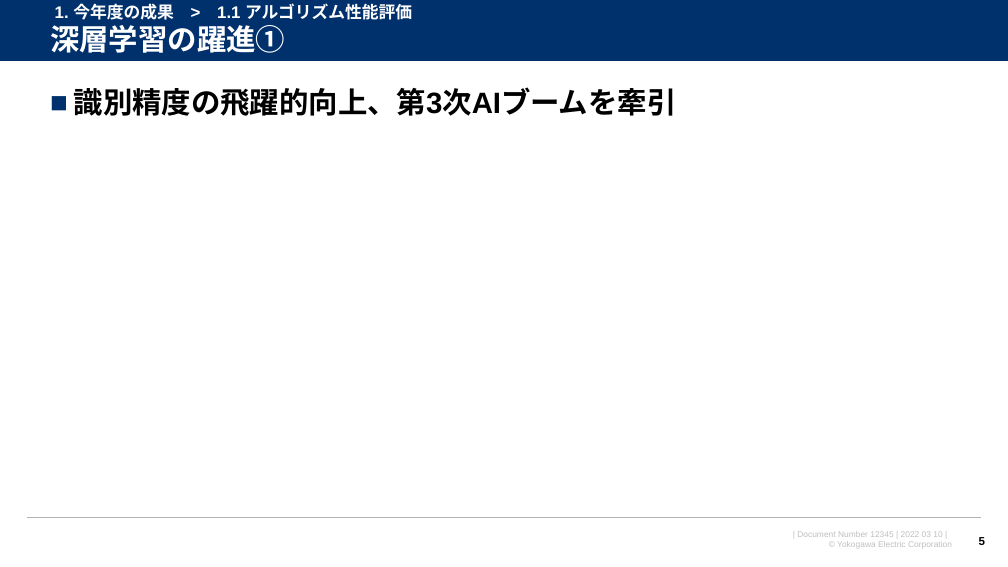
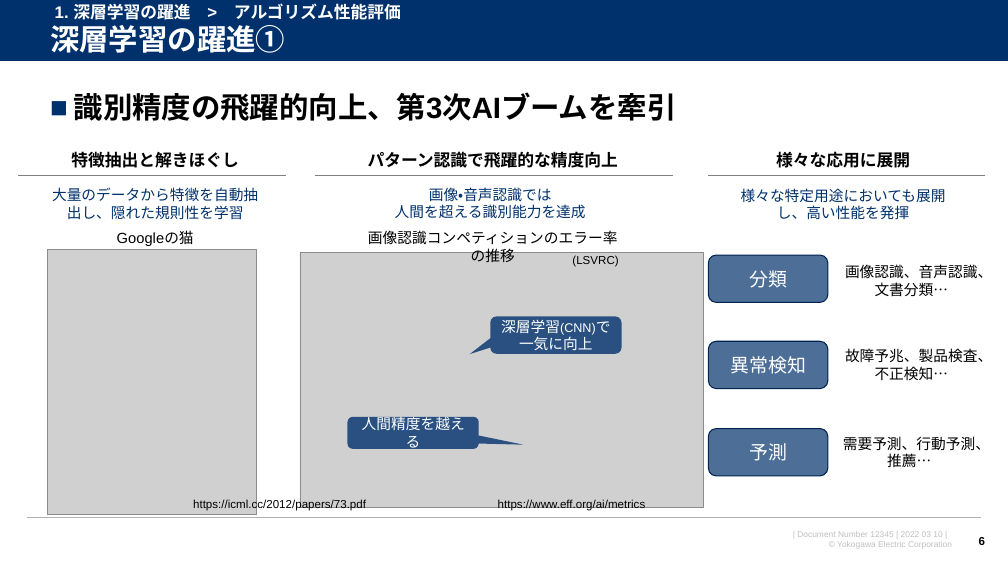
Before and after one commit to watarukumagai-git/opt, a slide deck: slide 6 of MMW/20220310_MMW_kumagai_rev.0.pptx (slide 5 before the commit). Drawn at 1008x567 pixels with LibreOffice and Linux fonts; fonts in the diff are those of the drawing; grey boxes stand for pictures; background and template pictures are left out. Boxes give left, top, right and bottom in pixels: in the first picture for what was removed or moved away, otherwise in the second. Text is boxed around its words. In the diff, an @@ line names an element or a change of style, - is before the commit and + after.

```diff
--- a/MMW/20220310_MMW_kumagai_rev.0.pptx
+++ b/MMW/20220310_MMW_kumagai_rev.0.pptx
@@ text at [55,3,401,20]: text changed @@
-1. 今年度の成果 > 1.1 アルゴリズム性能評価
+1. 深層学習の躍進 > アルゴリズム性能評価
@@ text "識別精度の飛躍的向上、第3次AIブームを牽引": place and size @@
-text "識別精度の飛躍的向上、第3次AIブームを牽引" at [74,87,677,116]
+text "識別精度の飛躍的向上、第3次AIブームを牽引" at [74,92,677,121]
@@ line added from (286, 175) to (18, 175), #808080 1.5 pt @@
@@ text added at [71,151,238,168], 16 pt, text #000000, bold @@
+特徴抽出と解きほぐし
@@ line added from (673, 175) to (315, 175), #808080 1.5 pt @@
@@ text added at [368,151,618,168], 16 pt, text #000000, bold @@
+パターン認識で飛躍的な精度向上
@@ line added from (985, 175) to (709, 175), #808080 1.5 pt @@
@@ text added at [776,151,910,168], 16 pt, text #000000, bold @@
+様々な応用に展開
@@ text added at [52,187,258,220], 14 pt, text #00316C @@
+大量のデータから特徴を自動抽出し、隠れた規則性を学習
@@ text added at [395,187,586,219], 14 pt, text #00316C @@
+画像・音声認識では
+人間を超える識別能力を達成
@@ text added at [741,188,946,220], 14 pt, text #00316C @@
+様々な特定用途においても展開し、高い性能を発揮
@@ text added at [117,231,194,246], 14 pt, text #000000 @@
+Googleの猫
@@ text added at [368,230,617,262], 14 pt, text #000000 @@
+画像認識コンペティションのエラー率の推移
@@ picture added at [48,250,257,514] @@
@@ picture added at [300,252,703,507] @@
@@ text added at [572,255,618,267], 11 pt, text #000000 @@
+(LSVRC)
@@ rounded rectangle added at [709,255,828,302], fill #00316C at 70% opacity, outline #002450 1 pt, 18 pt, text #FFFFFF @@
+分類
@@ text added at [845,264,992,297], 14 pt, text #000000 @@
+画像認識、音声認識、
+文書分類…
@@ rounded speech box added at [491,316,622,353], fill #00316C at 80% opacity, 14 pt, text #FFFFFF @@
+深層学習(CNN)で一気に向上
@@ rounded rectangle added at [709,341,828,389], fill #00316C at 70% opacity, outline #002450 1 pt, 18 pt, text #FFFFFF @@
+異常検知
@@ text added at [845,348,992,380], 14 pt, text #000000 @@
+故障予兆、製品検査、
+不正検知…
@@ rounded speech box added at [348,417,479,448], fill #00316C at 80% opacity, 14 pt, text #FFFFFF @@
+人間精度を越える
@@ rounded rectangle added at [709,429,828,476], fill #00316C at 70% opacity, outline #002450 1 pt, 18 pt, text #FFFFFF @@
+予測
@@ text added at [843,436,990,467], 14 pt, text #000000 @@
+需要予測、行動予測、
+推薦…
@@ text added at [193,499,366,511], 11 pt, text #000000 @@
+https://icml.cc/2012/papers/73.pdf
@@ text added at [498,499,646,511], 11 pt, text #000000 @@
+https://www.eff.org/ai/metrics
```
Also in this commit, not shown: 9 other slides changed, 4 slides added, 7 slides removed, 1 other file.
